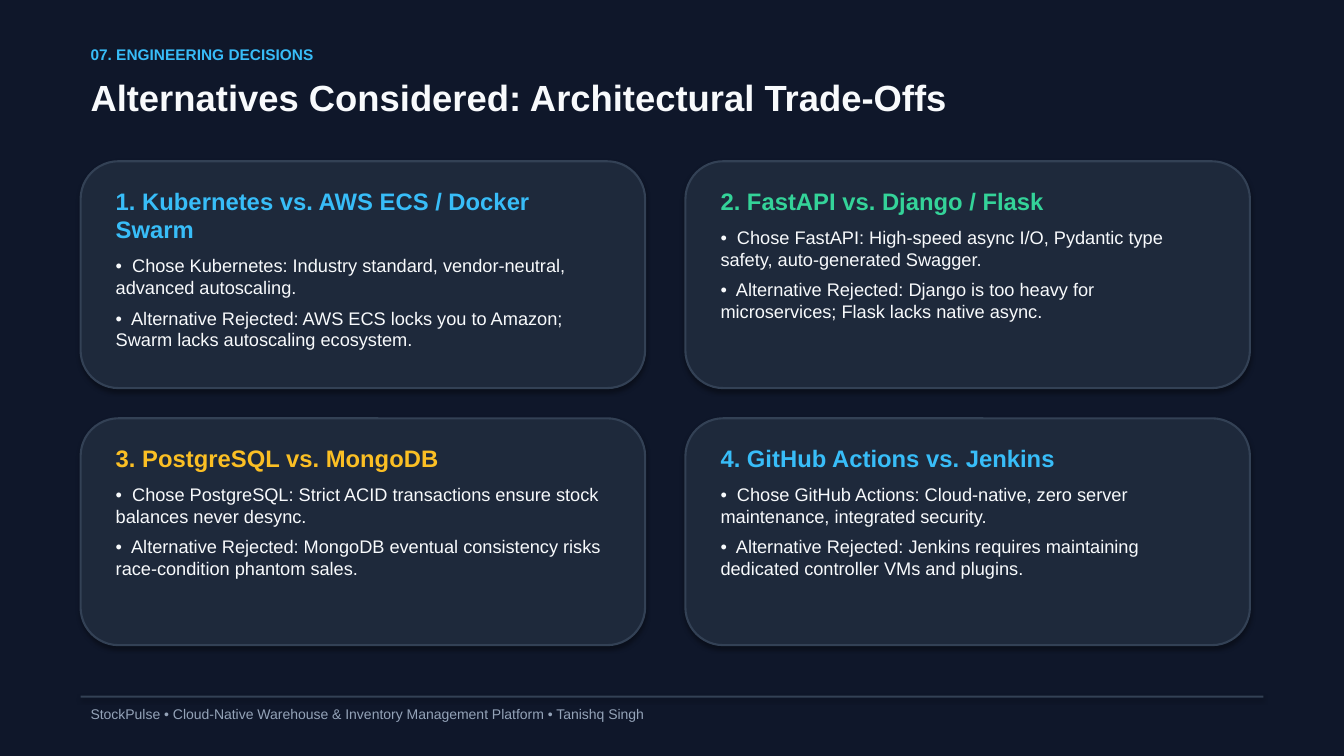
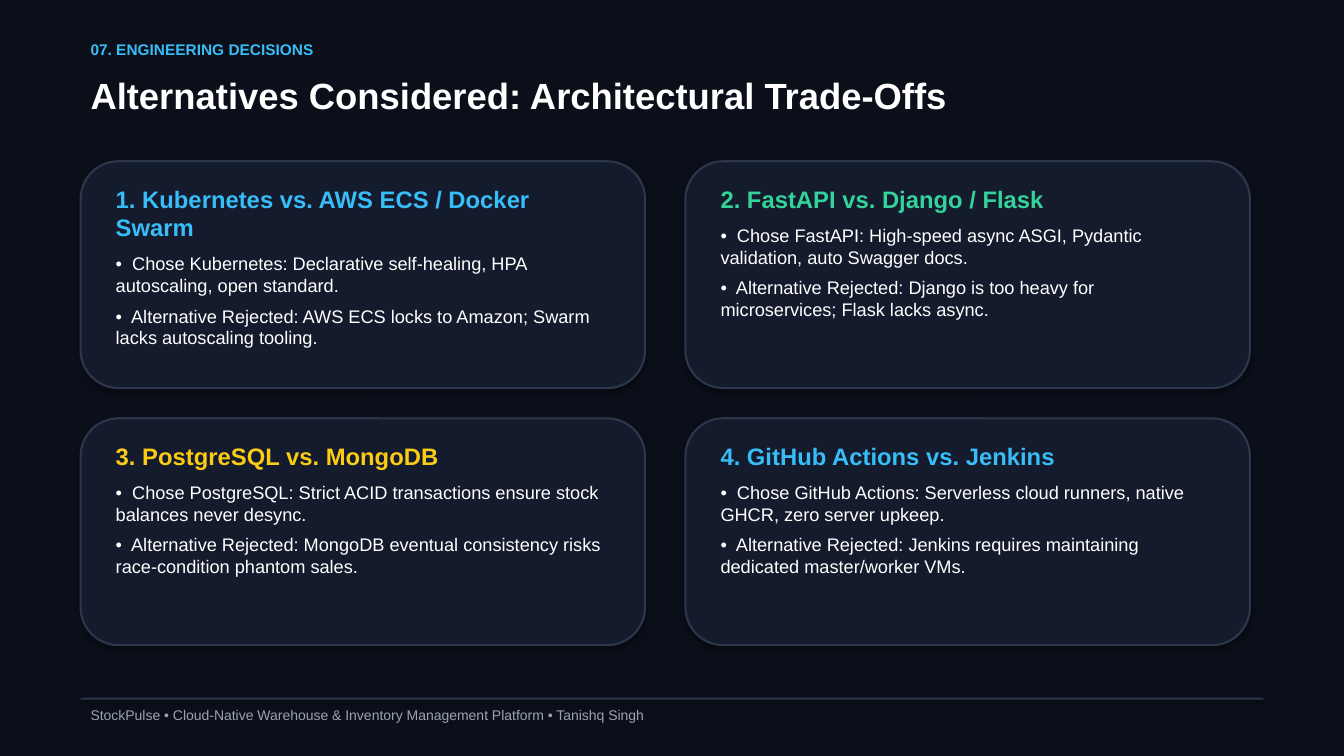
Before and after one commit to Tanishq217/StockPulse, a slide deck: slide 8 of StockPulse_Presentation.pptx. Drawn at 1344x756 pixels with LibreOffice and Linux fonts; fonts in the diff are those of the drawing. Boxes give left, top, right and bottom in pixels: in the first picture for what was removed or moved away, otherwise in the second. Text is boxed around its words. In the diff, an @@ line names an element or a change of style, - is before the commit and + after.

```diff
--- a/StockPulse_Presentation.pptx
+++ b/StockPulse_Presentation.pptx
@@ rectangle at bbox=[0, 0, 1344, 756]: fill #0F172A to #0B0F19 @@
@@ text "07. ENGINEERING DECISIONS": place and size @@
-text "07. ENGINEERING DECISIONS" at bbox=[91, 49, 314, 60]
+text "07. ENGINEERING DECISIONS" at bbox=[91, 44, 314, 55]
@@ text "Alternatives Considered: Architectural Trade-Offs" at bbox=[91, 82, 947, 110]: text colour #F8FAFC to #FFFFFF @@
@@ text at bbox=[721, 228, 1142, 320]: text changed; text colour #F8FAFC to #FFFFFF @@
-• Chose FastAPI: High-speed async I/O, Pydantic type safety, auto-generated Swagger.
-• Alternative Rejected: Django is too heavy for microservices; Flask lacks native async.
+• Chose FastAPI: High-speed async ASGI, Pydantic validation, auto Swagger docs.
+• Alternative Rejected: Django is too heavy for microservices; Flask lacks async.
@@ text at bbox=[116, 256, 590, 348]: text changed; text colour #F8FAFC to #FFFFFF @@
-• Chose Kubernetes: Industry standard, vendor-neutral, advanced autoscaling.
-• Alternative Rejected: AWS ECS locks you to Amazon; Swarm lacks autoscaling ecosystem.
+• Chose Kubernetes: Declarative self-healing, HPA autoscaling, open standard.
+• Alternative Rejected: AWS ECS locks to Amazon; Swarm lacks autoscaling tooling.
@@ fill #1E293B to #141B2D; outline #334155 1.5 pt to #2D374B 1.5 pt in 4 elements at bbox=[81, 161, 645, 388], bbox=[686, 161, 1250, 388], bbox=[81, 418, 645, 645], bbox=[686, 418, 1250, 645] @@
@@ text "3. PostgreSQL vs. MongoDB" at bbox=[116, 448, 600, 577]: text colour #FBBF24 to #FACC15 in "3. PostgreSQL vs. MongoDB"; text colour #F8FAFC to #FFFFFF in "• Chose PostgreSQL: Strict ACID transactions ensure ...", "• Alternative Rejected: MongoDB eventual consistency risks ..." @@
@@ text at bbox=[721, 485, 1184, 573]: text changed; text colour #F8FAFC to #FFFFFF @@
-• Chose GitHub Actions: Cloud-native, zero server maintenance, integrated security.
-• Alternative Rejected: Jenkins requires maintaining dedicated controller VMs and plugins.
+• Chose GitHub Actions: Serverless cloud runners, native GHCR, zero server upkeep.
+• Alternative Rejected: Jenkins requires maintaining dedicated master/worker VMs.
@@ text "StockPulse • Cloud-Native Warehouse & ..." at bbox=[91, 710, 644, 723]: text colour #94A3B8 to #9CA3AF @@
@@ rectangle at bbox=[81, 698, 1263, 700]: fill #334155 to #2D374B @@
```
Also in this commit, not shown: 10 other slides changed, 4 slides added, 3 slides removed, 19 other files.
